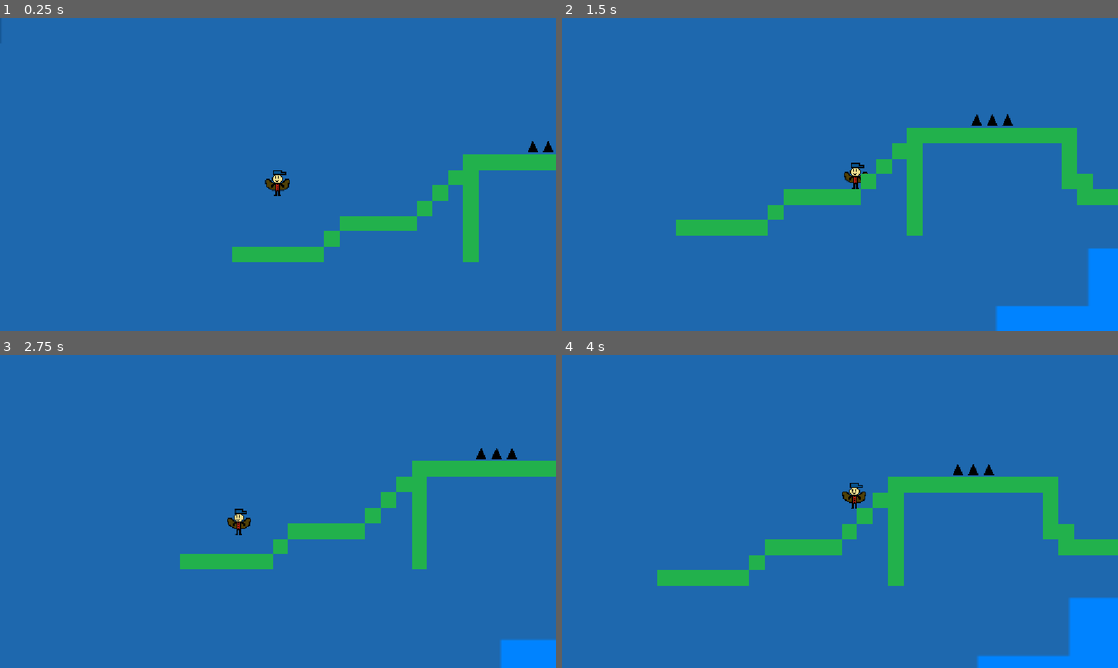
Above: before the commit, frames 1-4 (two rows, left to right).
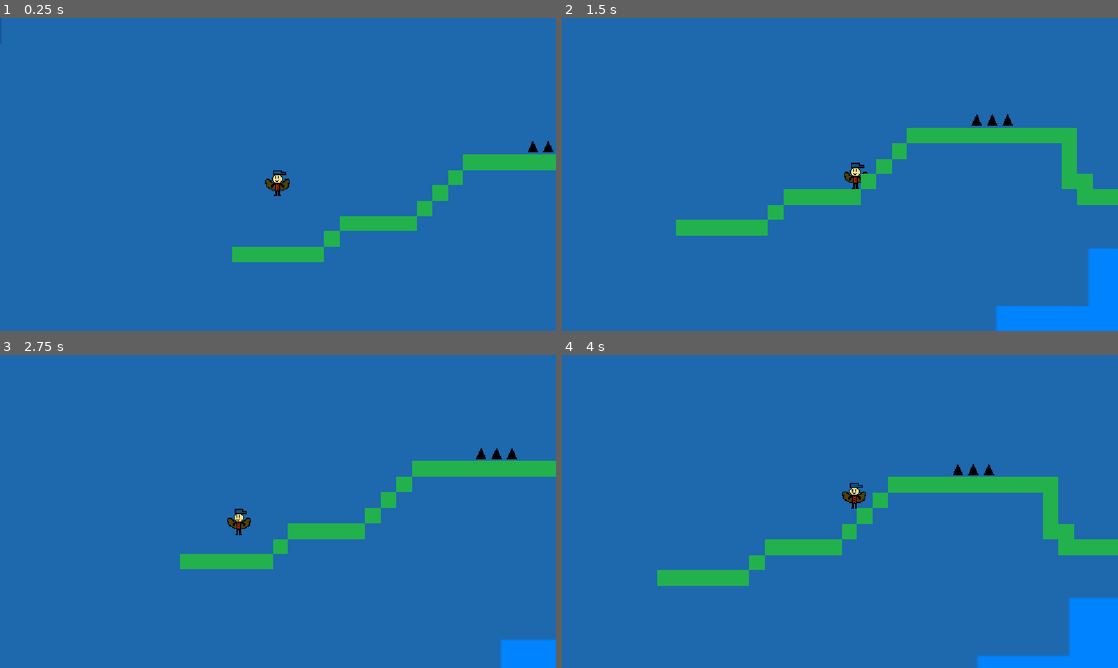
Above: after the commit, the same moments.

Repository: jthecoder12/bounce-back
Game: Godot game, scene res://scenes/level1.tscn
The game is run twice, just before and just after one commit, with the same random seed, the same clock (stepped at 60 frames per second) and the same inputs.
Inputs:
- Up to frame 1 (0.25 s): no input
- Up to frame 2 (1.5 s): hold Right (right) from 0.53 s (still down); tap Up (jump) at 0.77 s
- Up to frame 3 (2.75 s): tap Up (jump) at 1.52 s; release Right (right) at 2.03 s; hold Left (left) from 2.03 s (still down)
- Up to frame 4 (4 s): release Left (left) at 2.78 s; hold Right (right) from 2.78 s (still down); tap Up (jump) at 3.02, 3.77 s

The runs differ from the first frame. In frame 1, 0.8% of the frame differs, in the area x 83-87%, y 48-78%; in frame 2, 0.8%; in frame 3, 0.8%; in frame 4, 0.9%, in the area x 58-62%, y 44-74%.

Commit message:
fix tilemap

Diff:
--- a/scenes/level1.tscn
+++ b/scenes/level1.tscn
@@ -541,7 +541,7 @@
 
 [node name="TileMapLayer" type="TileMapLayer" parent="." unique_id=655934606]
 scale = Vector2(4, 4)
-tile_map_data = PackedByteArray("AAABAAUAAAAGAAQAAAACAAUAAAAGAAQAAAAMAAUAAAAGAAQAAAAMAAQAAAAGAAQAAAAMAAMAAAAGAAQAAAAMAAIAAAAGAAQAAAAMAAEAAAAGAAQAAAAMAAAAAAAGAAQAAAAMAP//AAAGAAQAAAANAP//AAAGAAQAAAAOAP//AAAGA …(2409 unchanged characters)…
+tile_map_data = PackedByteArray("AAABAAUAAAAGAAQAAAACAAUAAAAGAAQAAAAMAP//AAAGAAQAAAANAP//AAAGAAQAAAAOAP//AAAGA …(2409 unchanged characters)…
 tile_set = SubResource("TileSet_8c3ge")
 
 [node name="AudioStreamPlayer" type="AudioStreamPlayer" parent="." unique_id=1330978269]
